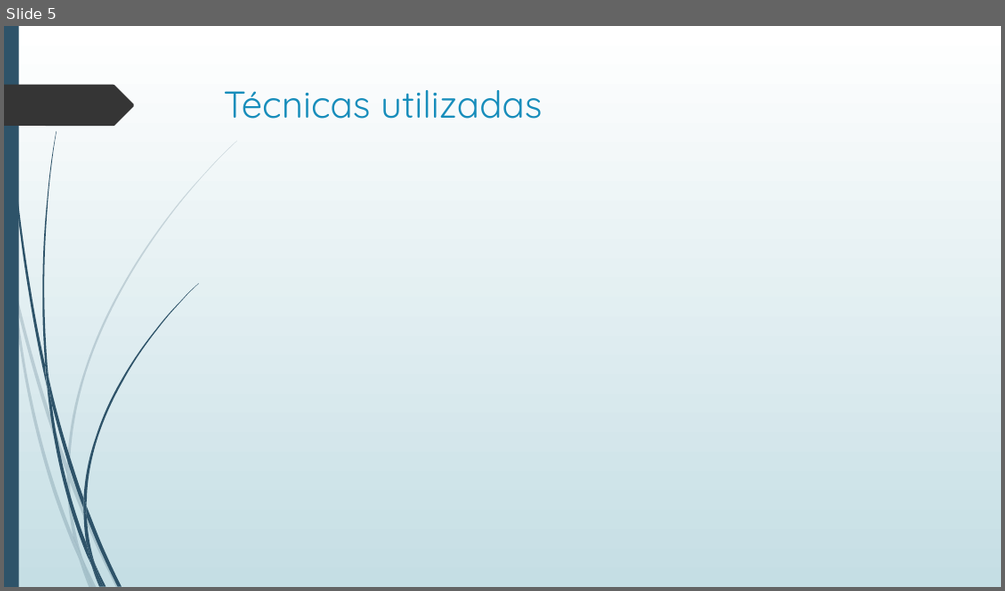
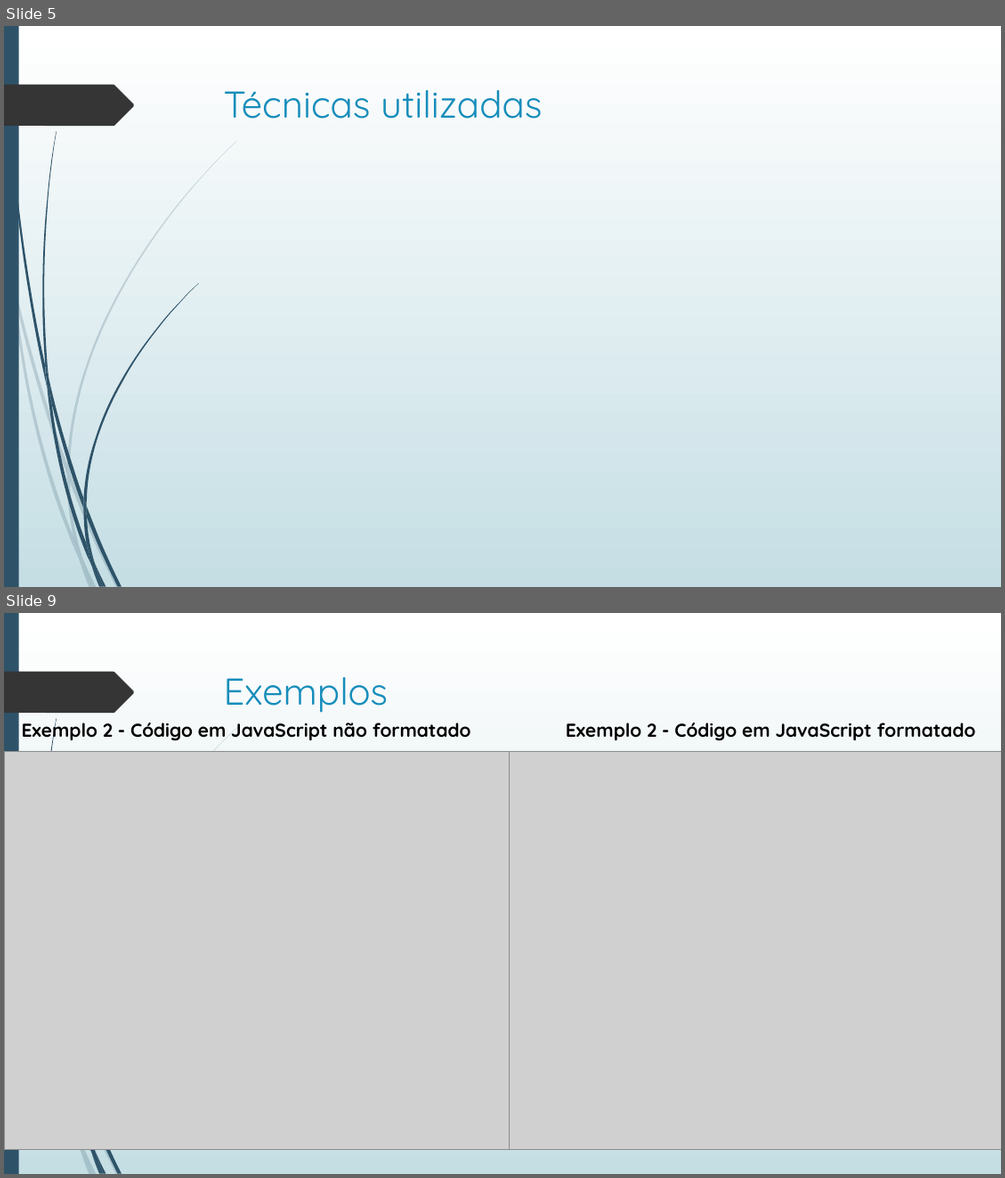
Before and after one commit to bbotelho3/webscript, a slide deck: docs/apresentacao_webscript.pptx. Shown one above the other, each under a label of ours: slide 5 before the commit, slides 5 and 9 after it; the slides between them are not shown. The pictures are 1005x591 and 1005x1178 pixels, drawn with LibreOffice and Linux fonts; fonts in the diff are those of the drawing; grey boxes stand for pictures. Boxes give left, top, right and bottom in pixels: in the first picture for what was removed or moved away, otherwise in the second. Text is boxed around its words. In the diff, an @@ line names an element or a change of style, - is before the commit and + after.

```diff
--- a/docs/apresentacao_webscript.pptx
+++ b/docs/apresentacao_webscript.pptx
@@ slide 9 added at <box>4,613,1001,1174</box>, background gradient #FFFFFF to #C5DEE5; not listed: 16 template elements that a slide beside it also shows @@
@@ title added at <box>224,677,388,713</box>, 36 pt, text #178DBB @@
+Exemplos
@@ text added at <box>22,718,471,741</box>, 18 pt, text #000000, bold @@
+Exemplo 2 - Código em JavaScript não formatado
@@ text added at <box>566,722,976,741</box>, 18 pt, text #000000, bold @@
+Exemplo 2 - Código em JavaScript formatado
@@ picture added at <box>4,751,510,1149</box> @@
@@ picture added at <box>510,751,1001,1149</box> @@
```
Also in this commit, not shown: 2 slides changed, 2 other slides added, 1 slide removed.
